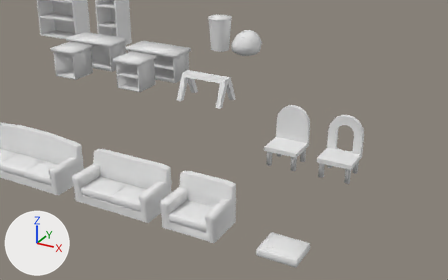
The Blender file resources/meshes/static/furniture.blend as it was, and as the next commit left it.
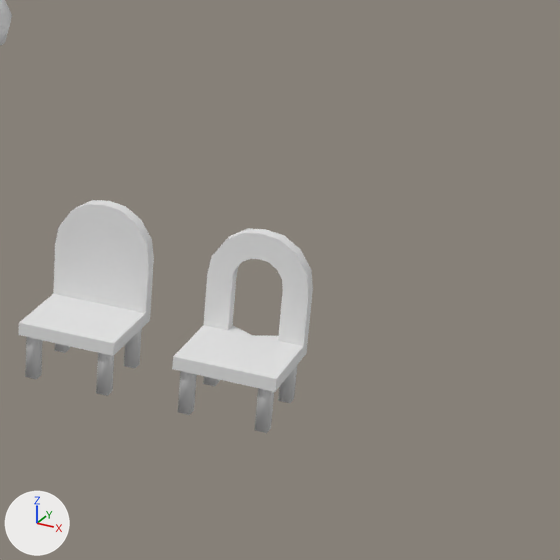
There are two pictures of each version: one from a camera (50 mm lens) standing at (13.97, -11.81, 4.97) and looking at (9.3, -3.33, 0.73), one close up on the part from 58% to 100% of the width and 13% to 81% of the height. Arrows for +X, +Y and +Z are at lower left; the lights stay in place.

Names of what the first close-up shows: 'chair02', 'chair03'.
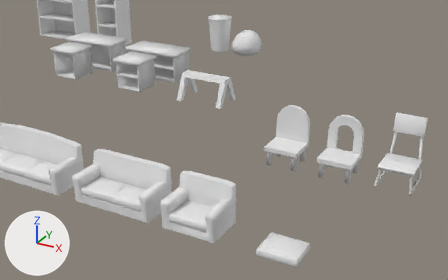
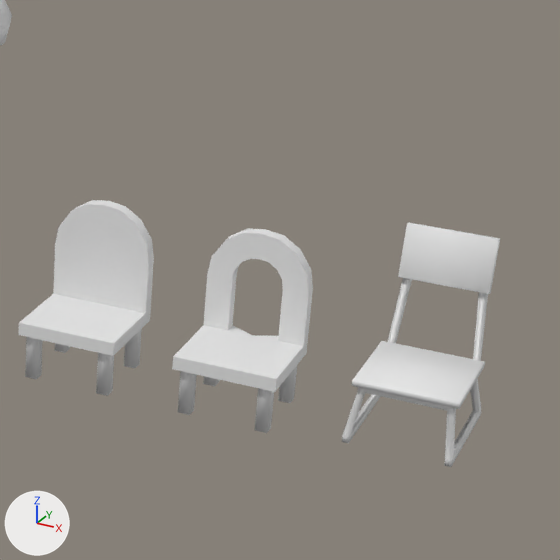
Commit message: More furniture :V

Location of each change, (x1, y1, x2, y2) in pixels of the close-ups (560 x 560 px):
'cheapChair01', added
    after: (342, 222, 500, 467)

The change, as a list of edits to the scene's bpy script:
```text
Add me_cube:
    me_cube.from_pydata(...)  # 118 vertices, 118 faces; spans x -0.312..0.312, y -0.362..0.519, z 0.0..1.087
    me_cube.polygons.foreach_set('use_smooth', [True] * 118)
Add ob_cheapchair01:
    ob_cheapchair01 = bpy.data.objects.new('cheapChair01', me_cube)
    ob_cheapchair01.location = (12.0, -2.021, 0.0)
```
